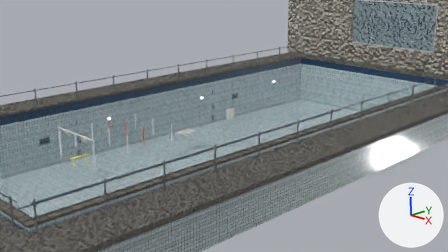
The Blender file auvs/stonefish_sim/data/pool_scene.blend: old version first, new version second.
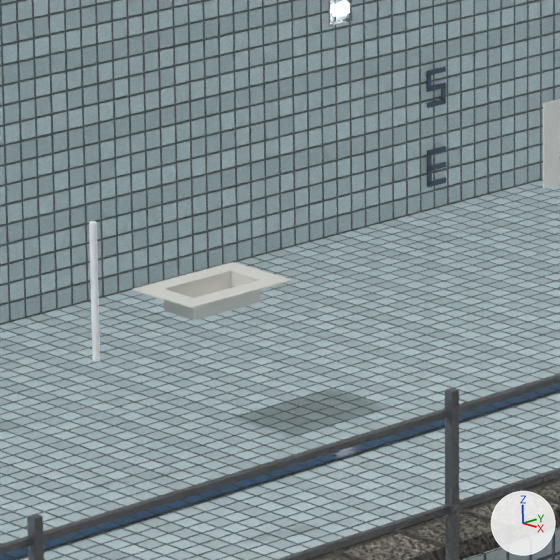
The first picture shows the older version from the file's camera 'PoolCamera'. The close-ups show the older and then the newer version on the part from 36% to 51% of the width and 38% to 66% of the height of that picture. Only the edits that show in the close-ups are written down. The lights are fixed; the arrows at lower right show +X, +Y and +Z.

In view in the first close-up: 'Bin', 'Board', 'Pole7', 'pool_band', 'pool_coping', 'pool_stainless', 'pool_tile' and 1 more.
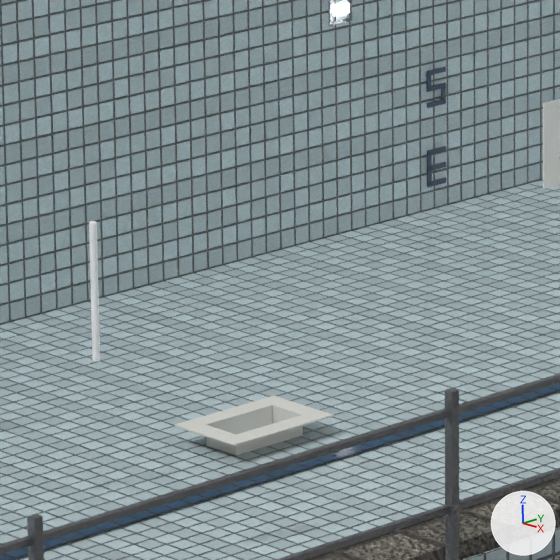
Pixel boxes (x1, y1, x2, y2) of what changed, in the close-ups (560 x 560 px):
'Bin', moved
    before: (132, 262, 292, 320)
    after: (175, 396, 334, 455)

The change in detail:
Object 'Bin' (ob_bin) moves from (-3.0, 10.0, -2.09) to (-2.677, 10.076, -3.005).
